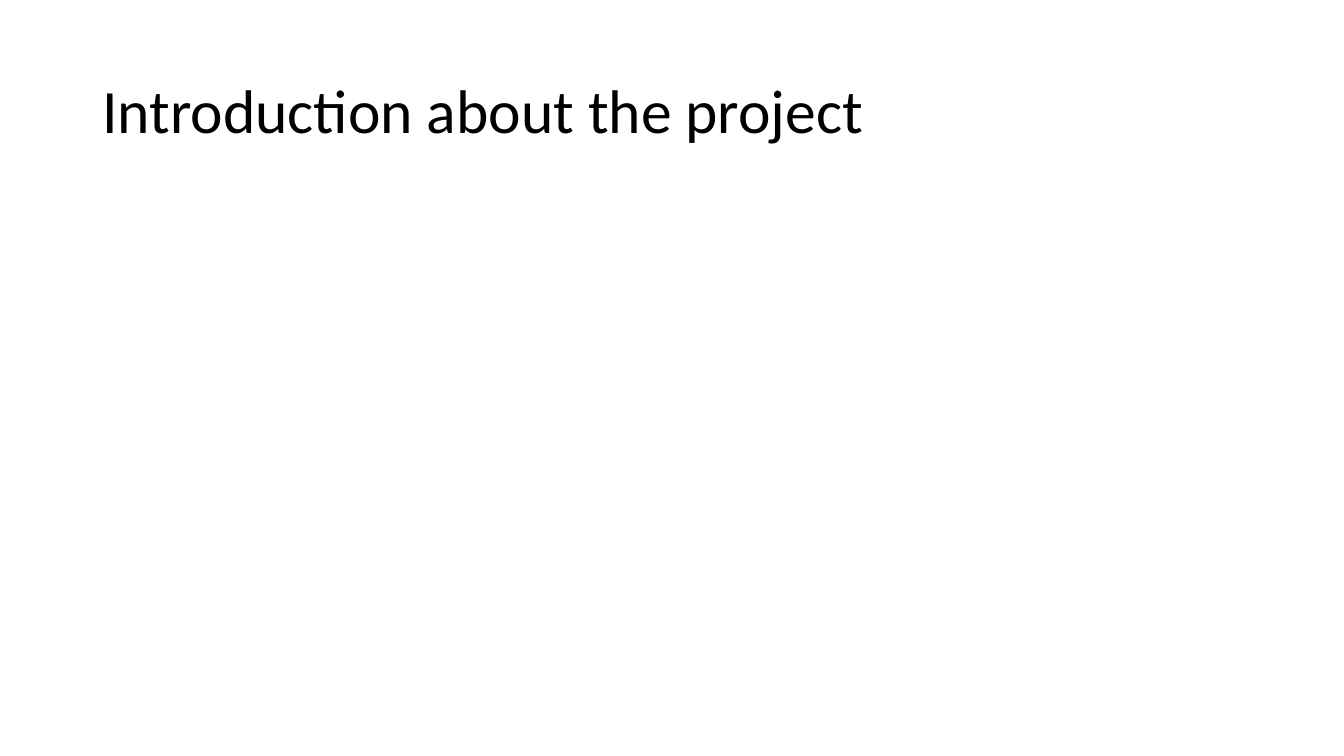
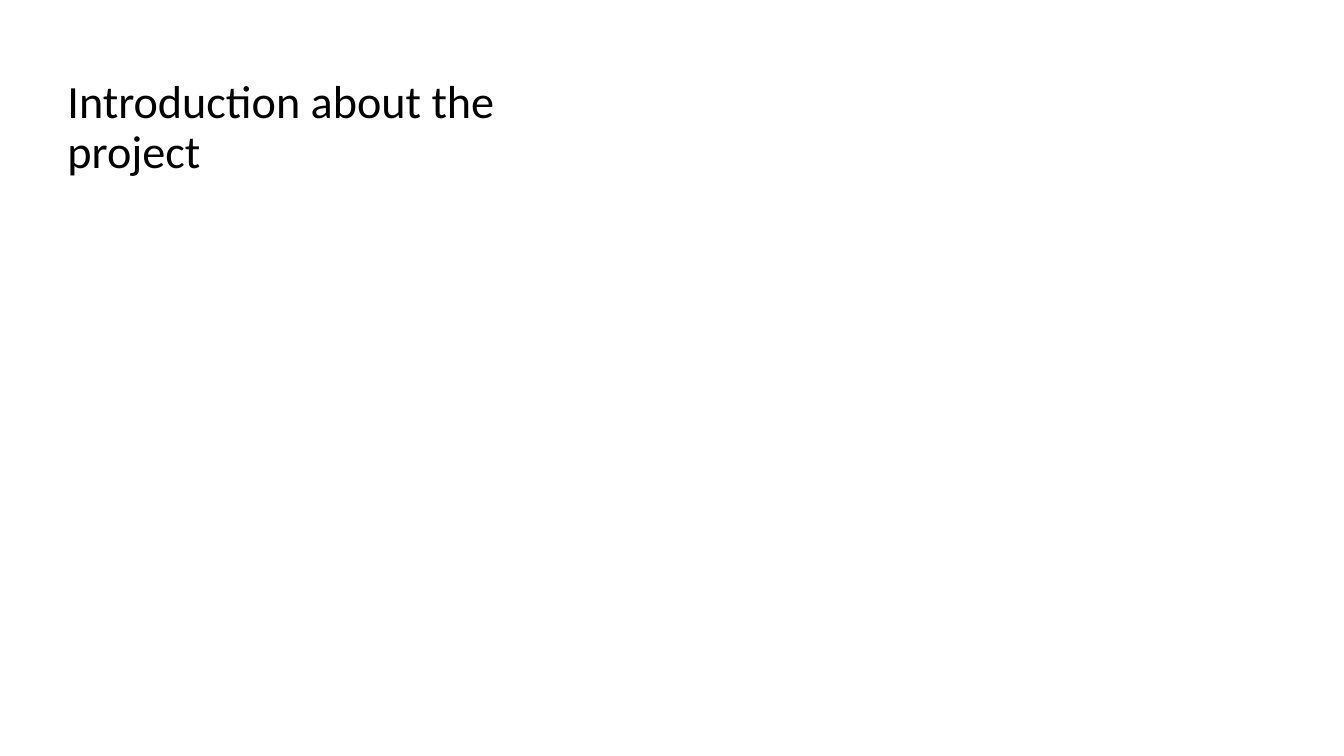
Before and after one commit to martinGrig/ProP_Project, a slide deck: slide 2 of Presentation.pptx. Drawn at 1344x756 pixels with LibreOffice and Linux fonts; fonts in the diff are those of the drawing; background and template pictures are left out. Boxes give left, top, right and bottom in pixels: in the first picture for what was removed or moved away, otherwise in the second. Text is boxed around its words. In the diff, an @@ line names an element or a change of style, - is before the commit and + after.

Commit message:
Presentation

```diff
--- a/Presentation.pptx
+++ b/Presentation.pptx
@@ freeform shape added at <box>0,0,618,644</box>, fill #FFFFFF at 50% opacity @@
@@ freeform shape added at <box>0,0,600,623</box>, fill #FFFFFF at 75% opacity @@
@@ title "Introduction about the project": place and size @@
-title "Introduction about the project" at <box>102,90,863,144</box>
+title "Introduction about the project" at <box>67,86,495,176</box>
@@ title "Introduction about the project" at <box>67,86,495,176</box>: size 44 to 33 pt @@
```
Also in this commit, not shown: 1 slide added, 1 slide removed.
